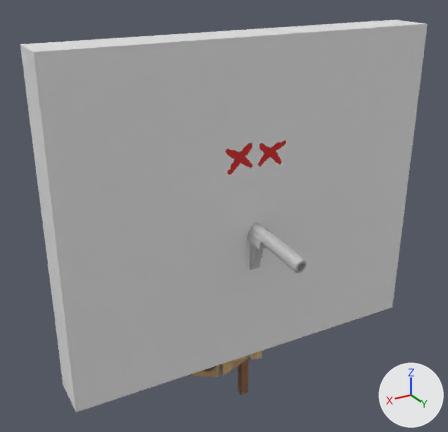
One commit to the glTF model assets/Target (10).glb: the scene before it, then after it.
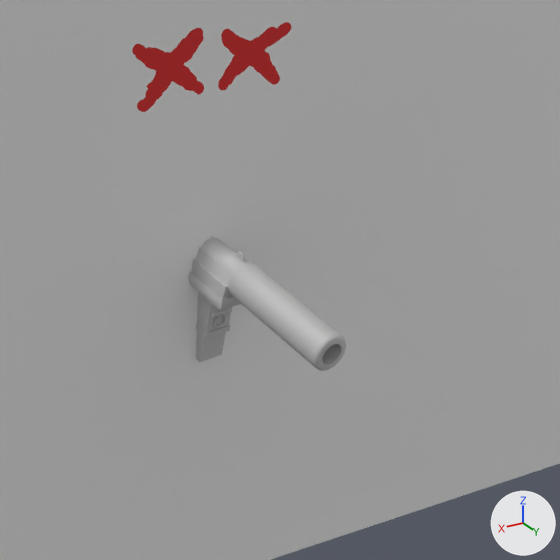
Each version is shown whole from a 50 mm lens placed at (-2.76, -80.94, 6.89), pointed at (-4.65, -84.09, 5.32), then close up on the part from 39% to 87% of the width and 31% to 80% of the height. The axes (+X, +Y, +Z) are drawn at lower right. The lights are the same throughout. Where no turn or scale is listed for an object, it has been applied to the vertices.

In view in the first close-up: 'Cube', 'Dead.001', 'old_stylized_agent_pistol_handpainted'.
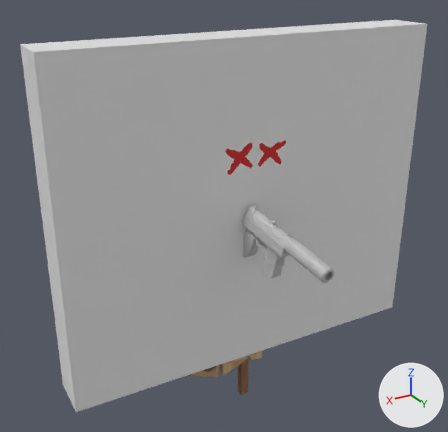
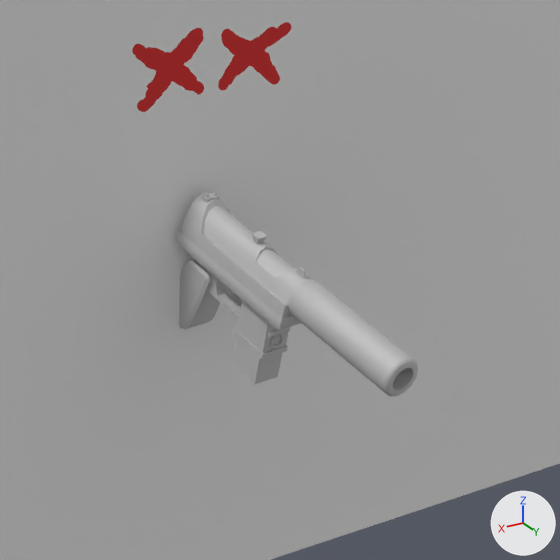
Location of each change, (x1, y1, x2, y2) in pixels of the close-ups (560 x 560 px):
```json
{"object": "old_stylized_agent_pistol_handpainted", "change": "moved", "before": [188, 237, 346, 371], "after": [176, 192, 418, 397]}
```

Edits to the scene script, one JSON object a line:
```json
{"op": "set", "path": "ob_old_stylized_agent_pistol_handpainted.location", "old": "(-4.845, -84.281, 5.082)", "new": "(-4.815, -83.998, 5.159)"}
```
